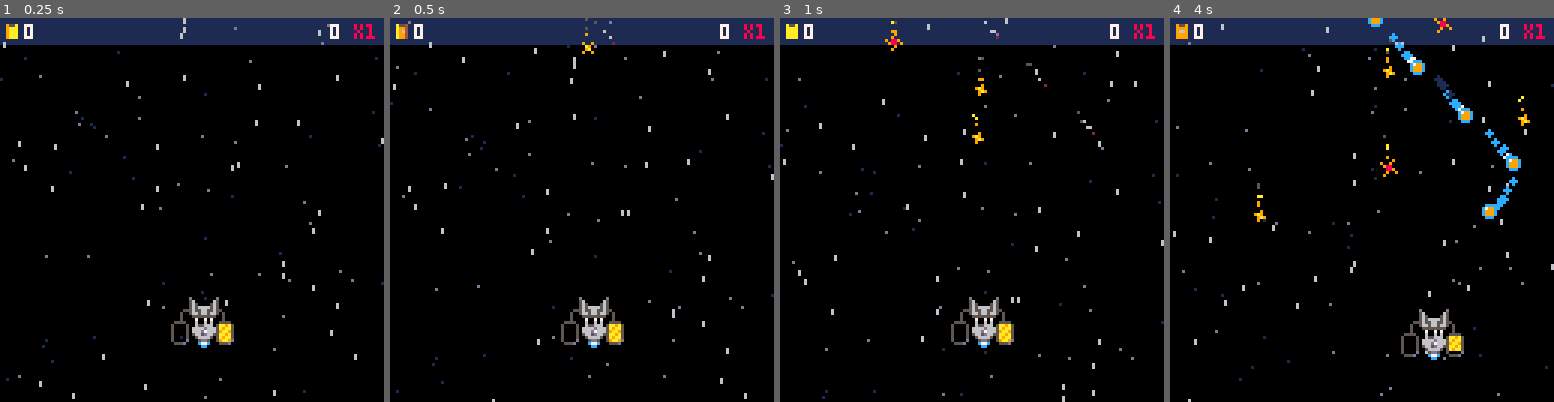
Above: before the commit, frames 1-4 (left to right).
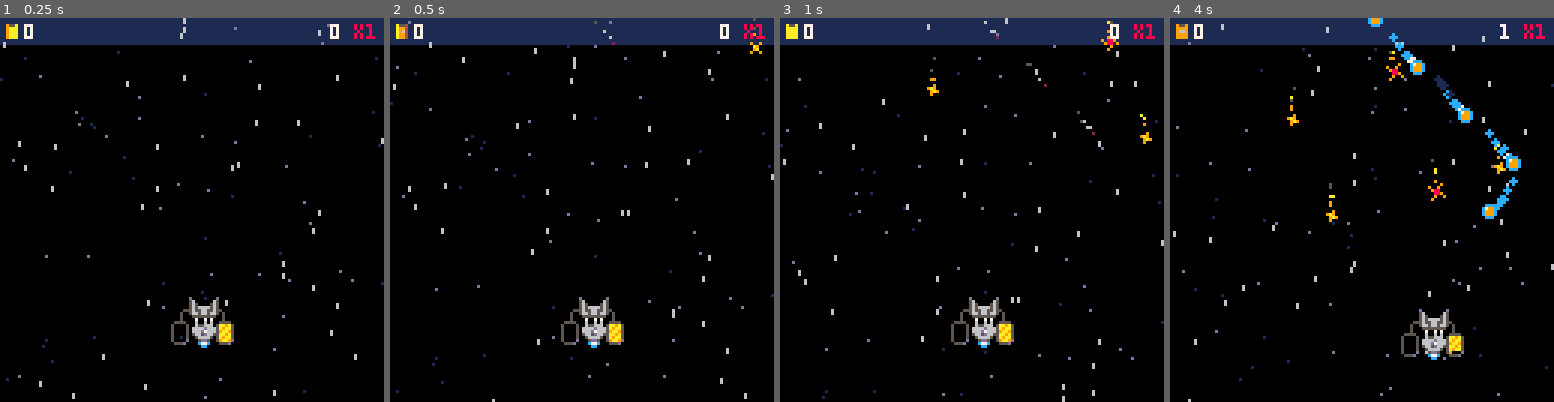
Above: after the commit, the same moments.

Repository: jacobneal65/drop-p8
Game: PICO-8 cartridge drop.p8
Same seed, same stepped clock (60 frames per second), same inputs: the game is played once before the commit and once after it.
Inputs:
- Up to frame 1 (0.25 s): no input
- Up to frame 2 (0.5 s): no input
- Up to frame 3 (1 s): no input
- Up to frame 4 (4 s): hold Right 1.6-2.1 s; hold Up 2.15-2.42 s; hold Right 2.47-3.03 s; hold Left 3.08-3.58 s; hold Down 3.63-3.97 s

Frame 1 is identical in both runs. In frame 2, 0.1% of the frame differs, in the area x 50-97%, y 0-10%; in frame 3, 0.5%; in frame 4, 0.9%, in the area x 21-94%, y 0-88%.

Commit message:
added drop sheet

Diff:
--- a/drop.p8
+++ b/drop.p8
@@ -152,7 +152,7 @@
 	if (p_x < 0) p_x=1
 	if (p_y > 120) p_y=120
 	if (p_y < 16) p_y=17
-	transfer_points()
+	--transfer_points()
 	--fruit
 	update_fruit()
 	update_fruitlet()
@@ -497,7 +497,7 @@
 
 function generate_fruitlet(i)
 	local fl={
- 		x=rnd(120)+8,
+ 		x=rnd(112)+8,
  		y=-10,
  		tmr=0,
  		dly=8*i,--delay
Not shown, added: Sheet drop.xlsx
